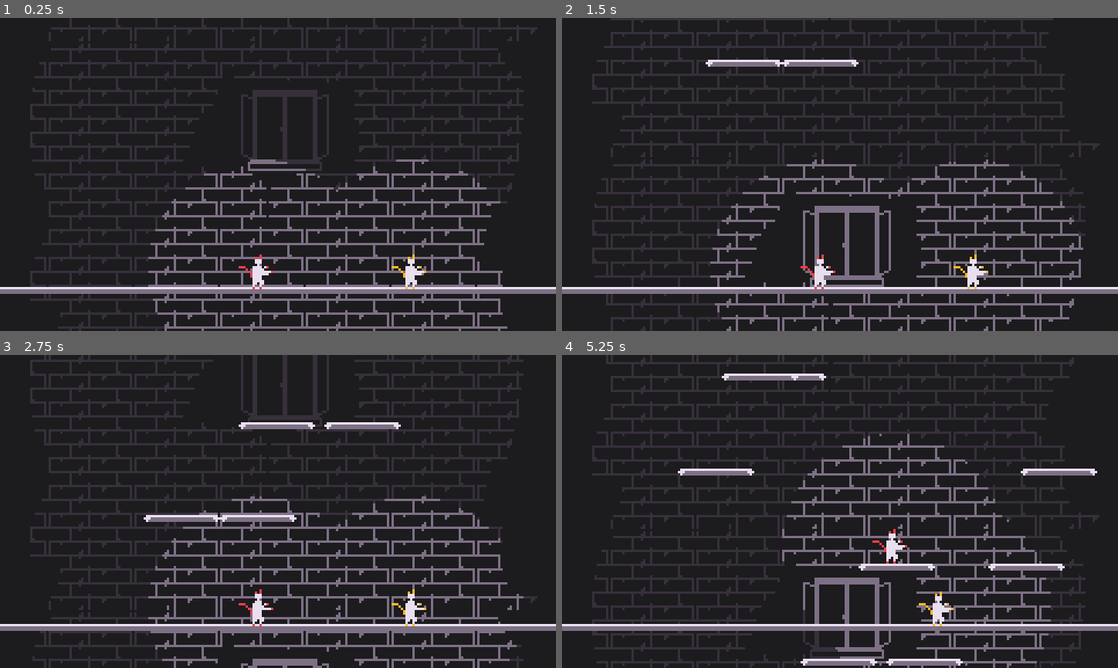
Above: before the commit, frames 1-4 (two rows, left to right).
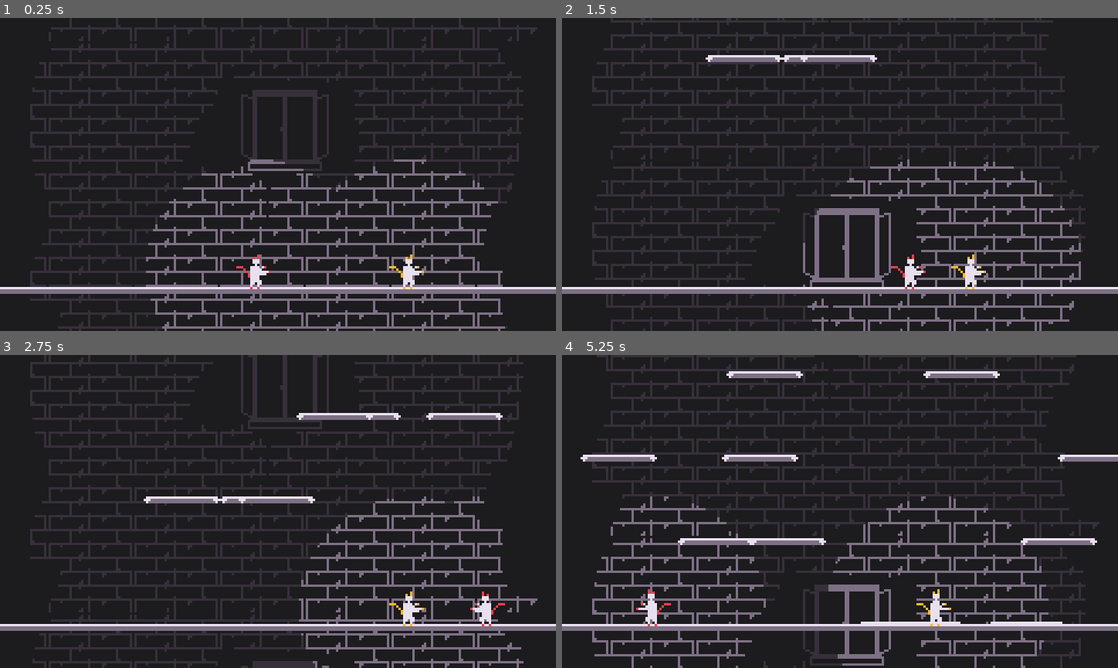
Above: after the commit, the same moments.

Repository: Daxidz/lospecjam01
Game: Godot game, scene res://src/fighter/Main.tscn
Same seed, same stepped clock (60 frames per second), same inputs: the game is played once before the commit and once after it.
Inputs:
- Up to frame 1 (0.25 s): no input
- Up to frame 2 (1.5 s): tap Enter (ui_accept) at 0.5, 0.77, 1.07 s; hold Space (ui_select) 0.53-1.28 s; hold D (ui_right, bound only after the commit) from 0.53 s (still down); tap Y (change_player, bound only after the commit) at 0.8, 1.35 s
- Up to frame 3 (2.75 s): tap Enter (ui_accept) at 1.52, 1.55, 1.82, 2.1 s; release D (ui_right, bound only after the commit) at 2.03 s; hold A (ui_left, bound only after the commit) from 2.03 s (still down); hold Space (ui_select) from 2.03 s (still down)
- Up to frame 4 (5.25 s): release A (ui_left, bound only after the commit) at 2.78 s; release Space (ui_select) at 2.78 s; hold D (ui_right, bound only after the commit) 2.78-4.28 s; tap Space (ui_select) at 2.85, 4.35 s; tap Enter (ui_accept) at 3.02, 3.32, 3.77, 3.8, 4.07, 4.52, 4.82 s; tap Y (change_player, bound only after the commit) at 3.05 s; hold Y (change_player, bound only after the commit) 3.53-4.28 s; tap Escape (ui_cancel) at 4.15 s; hold A (ui_left, bound only after the commit) 4.28-5.03 s; hold D (ui_right, bound only after the commit) from 5.03 s (still down); hold Y (change_player, bound only after the commit) from 5.03 s (still down)

The runs differ from the first frame. In frame 1, 0.4% of the frame differs, in the area x 26-92%, y 45-100%; in frame 2, 24%; in frame 3, 27%; in frame 4, 34%, in the area x 3-100%, y 0-100%.

Commit message:
Fixed camera, multiplayer added

Diff:
--- a/project.godot
+++ b/project.godot
@@ -48,6 +48,13 @@
 
 [input]
 
+ui_accept={
+"deadzone": 0.5,
+"events": [ Object(InputEventKey,"resource_local_to_scene":false,"resource_name":"","device":0,"alt":false,"shift":false,"control":false,"meta":false,"command":false,"pressed":false,"scancode":16777221,"unicode":0,"echo":false,"script":null)
+, Object(InputEventKey,"resource_local_to_scene":false,"resource_name":"","device":0,"alt":false,"shift":false,"control":false,"meta":false,"command":false,"pressed":false,"scancode":16777222,"unicode":0,"echo":false,"script":null)
+, Object(InputEventJoypadButton,"resource_local_to_scene":false,"resource_name":"","device":0,"button_index":0,"pressure":0.0,"pressed":false,"script":null)
+ ]
+}
 ui_select={
 "deadzone": 0.5,
 "events": [ Object(InputEventKey,"resource_local_to_scene":false,"resource_name":"","device":0,"alt":false,"shift":false,"control":false,"meta":false,"command":false,"pressed":false,"scancode":32,"unicode":0,"echo":false,"script":null)
@@ -60,6 +67,95 @@
 , Object(InputEventJoypadButton,"resource_local_to_scene":false,"resource_name":"","device":0,"button_index":2,"pressure":0.0,"pressed":false,"script":null)
  ]
 }
+ui_left={
+"deadzone": 0.5,
+"events": [ Object(InputEventKey,"resource_local_to_scene":false,"resource_name":"","device":0,"alt":false,"shift":false,"control":false,"meta":false,"command":false,"pressed":false,"scancode":65,"unicode":0,"echo":false,"script":null)
+, Object(InputEventJoypadButton,"resource_local_to_scene":false,"resource_name":"","device":0,"button_index":14,"pressure":0.0,"pressed":false,"script":null)
+ ]
+}
+ui_right={
+"deadzone": 0.5,
+"events": [ Object(InputEventKey,"resource_local_to_scene":false,"resource_name":"","device":0,"alt":false,"shift":false,"control":false,"meta":false,"command":false,"pressed":false,"scancode":68,"unicode":0,"echo":false,"script":null)
+, Object(InputEventJoypadButton,"resource_local_to_scene":false,"resource_name":"","device":0,"button_index":15,"pressure":0.0,"pressed":false,"script":null)
+ ]
+}
+ui_up={
+"deadzone": 0.5,
+"events": [ Object(InputEventKey,"resource_local_to_scene":false,"resource_name":"","device":0,"alt":false,"shift":false,"control":false,"meta":false,"command":false,"pressed":false,"scancode":87,"unicode":0,"echo":false,"script":null)
+, Object(InputEventJoypadButton,"resource_local_to_scene":false,"resource_name":"","device":0,"button_index":12,"pressure":0.0,"pressed":false,"script":null)
+ ]
+}
+ui_down={
+"deadzone": 0.5,
+"events": [ Object(InputEventKey,"resource_local_to_scene":false,"resource_name":"","device":0,"alt":false,"shift":false,"control":false,"meta":false,"command":false,"pressed":false,"scancode":83,"unicode":0,"echo":false,"script":null)
+, Object(InputEventJoypadButton,"resource_local_to_scene":false,"resource_name":"","device":0,"button_index":13,"pressure":0.0,"pressed":false,"script":null)
+ ]
+}
+change_player={
+"deadzone": 0.5,
+"events": [ Object(InputEventKey,"resource_local_to_scene":false,"resource_name":"","device":0,"alt":false,"shift":false,"control":false,"meta":false,"command":false,"pressed":false,"scancode":89,"unicode":0,"echo":false,"script":null)
+ ]
+}
+ui_select1={
+"deadzone": 0.5,
+"events": [ Object(InputEventKey,"resource_local_to_scene":false,"resource_name":"","device":0,"alt":false,"shift":false,"control":false,"meta":false,"command":false,"pressed":false,"scancode":16777348,"unicode":0,"echo":false,"script":null)
+ ]
+}
+ui_accept1={
+"deadzone": 0.5,
+"events": [ Object(InputEventKey,"resource_local_to_scene":false,"resource_name":"","device":0,"alt":false,"shift":false,"control":false,"meta":false,"command":false,"pressed":false,"scancode":16777350,"unicode":0,"echo":false,"script":null)
+ ]
+}
+ui_select0={
+"deadzone": 0.5,
+"events": [ Object(InputEventKey,"resource_local_to_scene":false,"resource_name":"","device":0,"alt":false,"shift":false,"control":false,"meta":false,"command":false,"pressed":false,"scancode":88,"unicode":0,"echo":false,"script":null)
+ ]
+}
+ui_right1={
+"deadzone": 0.5,
+"events": [ Object(InputEventKey,"resource_local_to_scene":false,"resource_name":"","device":0,"alt":false,"shift":false,"control":false,"meta":false,"command":false,"pressed":false,"scancode":16777233,"unicode":0,"echo":false,"script":null)
+ ]
+}
+ui_right0={
+"deadzone": 0.5,
+"events": [ Object(InputEventKey,"resource_local_to_scene":false,"resource_name":"","device":0,"alt":false,"shift":false,"control":false,"meta":false,"command":false,"pressed":false,"scancode":68,"unicode":0,"echo":false,"script":null)
+ ]
+}
+ui_left0={
+"deadzone": 0.5,
+"events": [ Object(InputEventKey,"resource_local_to_scene":false,"resource_name":"","device":0,"alt":false,"shift":false,"control":false,"meta":false,"command":false,"pressed":false,"scancode":65,"unicode":0,"echo":false,"script":null)
+ ]
+}
+ui_left1={
+"deadzone": 0.5,
+"events": [ Object(InputEventKey,"resource_local_to_scene":false,"resource_name":"","device":0,"alt":false,"shift":false,"control":false,"meta":false,"command":false,"pressed":false,"scancode":16777231,"unicode":0,"echo":false,"script":null)
+ ]
+}
+ui_up0={
+"deadzone": 0.5,
+"events": [ Object(InputEventKey,"resource_local_to_scene":false,"resource_name":"","device":0,"alt":false,"shift":false,"control":false,"meta":false,"command":false,"pressed":false,"scancode":87,"unicode":0,"echo":false,"script":null)
+ ]
+}
+ui_up1={
+"deadzone": 0.5,
+"events": [ Object(InputEventKey,"resource_local_to_scene":false,"resource_name":"","device":0,"alt":false,"shift":false,"control":false,"meta":false,"command":false,"pressed":false,"scancode":16777232,"unicode":0,"echo":false,"script":null)
+ ]
+}
+ui_down0={
+"deadzone": 0.5,
+"events": [ Object(InputEventKey,"resource_local_to_scene":false,"resource_name":"","device":0,"alt":false,"shift":false,"control":false,"meta":false,"command":false,"pressed":false,"scancode":83,"unicode":0,"echo":false,"script":null)
+ ]
+}
+ui_down1={
+"deadzone": 0.5,
+"events": [ Object(InputEventKey,"resource_local_to_scene":false,"resource_name":"","device":0,"alt":false,"shift":false,"control":false,"meta":false,"command":false,"pressed":false,"scancode":16777234,"unicode":0,"echo":false,"script":null)
+ ]
+}
+ui_accept0={
+"deadzone": 0.5,
+"events": [ Object(InputEventKey,"resource_local_to_scene":false,"resource_name":"","device":0,"alt":false,"shift":false,"control":false,"meta":false,"command":false,"pressed":false,"scancode":32,"unicode":0,"echo":false,"script":null)
+ ]
+}
 
 [physics]
 
--- a/src/Main.gd
+++ b/src/Main.gd
@@ -4,26 +4,35 @@
 
 export var pause_time: float = 0.02
 
+var cur_fighter: int = 0
+
 
 
 func _ready():
-	pass # Replace with function body.
+	var i = 0
+	for f in $Fighters.get_children():
+			f.controller_nb = i
+			i += 1
 
 func _input(event):
 	if event.is_action_pressed("ui_cancel"):
-		$Fighter.position = $Position2D.position
-		$Fighter2.position = $Position2D.position + Vector2(20,20)
-		$Fighter.velocity = Vector2.ZERO
-		$Fighter2.velocity = Vector2.ZERO
+		var pos = $Position2D.position
+		for f in $Fighters.get_children():
+			f.position = pos
+			pos += Vector2(20, 20)
+			f.velocity = Vector2.ZERO
 
-
+	if event.is_action_pressed("change_player"):
+		$Fighters.get_child(cur_fighter).control_disabled = true
+		cur_fighter = (cur_fighter +1) % $Fighters.get_child_count()
+		$Fighters.get_child(cur_fighter).control_disabled = false
 
 func _on_Timer_timeout():
 	$Platform.queue_free()
 
 func onPunched():
 	$PauseTimer.start(pause_time)
-	get_tree().paused = true
+#	get_tree().paused = true
 	$Camera2D.add_trauma(0.6)
 
 
--- a/src/fighter/Fighter.gd
+++ b/src/fighter/Fighter.gd
@@ -25,23 +25,29 @@
 var can_jump: bool = true
 var is_knockbacked: bool = false
 
+var controller_nb: int = -1 # assigned to a controller
+
 
 # STATE
 onready var anim_tree = get_node("AnimationTree")
 onready var state_machine = anim_tree["parameters/playback"]
 
 func _ready():
+	$Hitbox/CollisionShape2D.disabled = true
 	$Particles2D.material.set_shader_param("color", color)
 	$Sprite.material.set_shader_param("color", color)
 	state_machine.travel("idle")
 	connect("punched", get_tree().get_root().get_node("Main"), "onPunched")
 
 func get_punched(enemy_pos):
-	if enemy_pos.x > position.x:
-		velocity.x -= knocback_speed
-	else:
-		velocity.x = knocback_speed
-
+	var punch_vec = position-enemy_pos
+#	punch_vec = Vector2(1/(punch_vec.x+0.1), 1/(punch_vec.y+0.1))
+#	if enemy_pos.x > position.x:
+#		velocity.x -= knocback_speed
+#	else:
+#		velocity.x = knocback_speed
+	velocity += punch_vec * knocback_speed
+#
 	is_knockbacked = true
 	friction = base_friction / 2
 	$KnockbackTimer.start()
@@ -64,14 +70,14 @@
 	var dir = 0
 
 	if !control_disabled:
-		if Input.is_action_pressed("ui_right"):
+		if Input.is_action_pressed("ui_right"+str(controller_nb)):
 			dir += 1
 			scale_x_children(1)
-		if Input.is_action_pressed("ui_left"):
+		if Input.is_action_pressed("ui_left"+str(controller_nb)):
 			dir -= 1
 			scale_x_children(-1)
 	if dir != 0:
-		if in_air:
+		if in_air or is_knockbacked:
 			cur_speed *= 0.5
 		velocity.x = lerp(velocity.x, dir * cur_speed, base_acceleration)
 	else:
@@ -83,8 +89,9 @@
 	state_machine.travel("attack")
 
 func _input(event):
-	if event.is_action_pressed("ui_select"):
-		punch()
+	if event.is_action_pressed("ui_select"+str(controller_nb)):
+		if (!control_disabled):
+			punch()
 
 
 func _physics_process(delta):
@@ -97,7 +104,7 @@
 		can_jump = true
 
 	velocity = move_and_slide(velocity, Vector2.UP)
-	if Input.is_action_just_pressed("ui_accept"):
+	if Input.is_action_just_pressed("ui_accept"+str(controller_nb)):
 		if control_disabled:
 			return
 		if can_jump:
--- a/src/fighter/Fighter.tscn
+++ b/src/fighter/Fighter.tscn
@@ -112,7 +112,7 @@
 [sub_resource type="AnimationNodeStateMachinePlayback" id=16]
 
 [sub_resource type="RectangleShape2D" id=17]
-extents = Vector2( 8.35052, 3.36024 )
+extents = Vector2( 7.30011, 5.98657 )
 
 [sub_resource type="RectangleShape2D" id=18]
 extents = Vector2( 1.61729, 4.57729 )
@@ -144,23 +144,24 @@
 shader_param/target_col = Color( 0.215686, 0.192157, 0.231373, 1 )
 shader_param/replace_col = Color( 0.494118, 0.443137, 0.521569, 1 )
 
-[sub_resource type="ShaderMaterial" id=22]
+[sub_resource type="ShaderMaterial" id=21]
 resource_local_to_scene = true
 shader = ExtResource( 3 )
 shader_param/color = Color( 0.396078, 0.0509804, 0.0509804, 1 )
 
-[sub_resource type="Curve" id=23]
+[sub_resource type="Curve" id=22]
 _data = [ Vector2( 0, 1 ), 0.0, 0.0, 0, 0, Vector2( 1, 0.229545 ), 0.0, 0.0, 0, 0 ]
 
-[sub_resource type="CurveTexture" id=24]
-curve = SubResource( 23 )
-
-[sub_resource type="ParticlesMaterial" id=21]
+[sub_resource type="CurveTexture" id=23]
+curve = SubResource( 22 )
+
+[sub_resource type="ParticlesMaterial" id=24]
 flag_disable_z = true
 gravity = Vector3( 0, -10, 0 )
 orbit_velocity = 0.0
 orbit_velocity_random = 0.0
-scale_curve = SubResource( 24 )
+angle_random = 0.57
+scale_curve = SubResource( 23 )
 
 [node name="Fighter" type="KinematicBody2D"]
 material = SubResource( 1 )
@@ -168,7 +169,7 @@
 script = ExtResource( 2 )
 jump_speed = -350
 gravity = 1000
-knocback_speed = 600
+knocback_speed = 50
 color = Color( 0.701961, 0.705882, 0.105882, 1 )
 
 [node name="Sprite" type="Sprite" parent="."]
@@ -176,7 +177,6 @@
 z_index = 1
 texture = ExtResource( 1 )
 hframes = 12
-frame = 1
 
 [node name="CollisionShape2D" type="CollisionShape2D" parent="."]
 visible = false
@@ -202,7 +202,7 @@
 collision_mask = 2
 
 [node name="CollisionShape2D" type="CollisionShape2D" parent="Hitbox"]
-position = Vector2( 7.53914, 0 )
+position = Vector2( 11.4326, -2.00573 )
 shape = SubResource( 17 )
 disabled = true
 
@@ -224,16 +224,16 @@
 texture = ExtResource( 4 )
 
 [node name="Particles2D" type="Particles2D" parent="."]
-material = SubResource( 22 )
+material = SubResource( 21 )
 position = Vector2( -1.54339, 4.20923 )
 emitting = false
-amount = 7
+amount = 9
 lifetime = 0.5
 one_shot = true
 explosiveness = 0.18
 randomness = 0.22
 local_coords = false
-process_material = SubResource( 21 )
+process_material = SubResource( 24 )
 texture = ExtResource( 5 )
 
 [connection signal="timeout" from="CoyoteTimer" to="." method="_on_CoyoteTimer_timeout"]
--- a/src/fighter/Main.tscn
+++ b/src/fighter/Main.tscn
@@ -8,17 +8,26 @@
 [ext_resource path="res://src/world/PlatformSpawner.gd" type="Script" id=6]
 [ext_resource path="res://src/fighter/change_col.shader" type="Shader" id=7]
 [ext_resource path="res://src/world/CameraShake.gd" type="Script" id=8]
+[ext_resource path="res://src/fighter/move.shader" type="Shader" id=9]
 
 [sub_resource type="ShaderMaterial" id=1]
+shader = ExtResource( 9 )
+shader_param/direction = Vector2( 0, -1 )
+shader_param/speed_scale = 0.3
 
 [sub_resource type="ShaderMaterial" id=2]
+shader = ExtResource( 9 )
+shader_param/direction = Vector2( 0, -1 )
+shader_param/speed_scale = 0.2
+
+[sub_resource type="ShaderMaterial" id=3]
 resource_local_to_scene = true
 shader = ExtResource( 7 )
 shader_param/color = Color( 0.992157, 0.733333, 0.152941, 1 )
 
-[sub_resource type="AnimationNodeStateMachinePlayback" id=3]
+[sub_resource type="AnimationNodeStateMachinePlayback" id=4]
 
-[sub_resource type="Shader" id=4]
+[sub_resource type="Shader" id=5]
 resource_local_to_scene = true
 code = "shader_type canvas_item;
 
@@ -39,58 +48,46 @@
 	}
 }"
 
-[sub_resource type="ShaderMaterial" id=5]
+[sub_resource type="ShaderMaterial" id=6]
 resource_local_to_scene = true
-shader = SubResource( 4 )
+shader = SubResource( 5 )
 shader_param/target_col = Color( 0.215686, 0.192157, 0.231373, 1 )
 shader_param/replace_col = Color( 0.494118, 0.443137, 0.521569, 1 )
 
+[sub_resource type="ShaderMaterial" id=7]
+resource_local_to_scene = true
+shader = ExtResource( 7 )
+shader_param/color = Color( 0.396078, 0.0509804, 0.0509804, 1 )
+
 [node name="Main" type="Node2D"]
+position = Vector2( 1, 0 )
 script = ExtResource( 3 )
 pause_time = 0.08
 
 [node name="Position2D" type="Position2D" parent="."]
 position = Vector2( 142, 51 )
 
-[node name="ParallaxBackground" type="ParallaxBackground" parent="."]
-script = ExtResource( 5 )
-camera_velocity = Vector2( 0, 40 )
-
-[node name="ParallaxLayer" type="ParallaxLayer" parent="ParallaxBackground"]
-motion_mirroring = Vector2( 0, 135 )
-
-[node name="BG" type="Sprite" parent="ParallaxBackground/ParallaxLayer"]
-material = SubResource( 1 )
-position = Vector2( -10, 221 )
-texture = ExtResource( 4 )
-offset = Vector2( 130, -153 )
+[node name="Camera2D" type="Camera2D" parent="."]
+visible = false
+position = Vector2( 120, 67.5 )
+current = true
+script = ExtResource( 8 )
+max_offset = Vector2( 7, 12 )
 
 [node name="PlatformSpawner" type="Node2D" parent="."]
 script = ExtResource( 6 )
+speed = 0.6
+nb_platform = 3
 
 [node name="Timer" type="Timer" parent="PlatformSpawner"]
 autostart = true
 
+[node name="BG" type="Sprite" parent="."]
+material = SubResource( 1 )
+position = Vector2( 120, 67.5 )
+texture = ExtResource( 4 )
+
 [node name="Platforms" type="Node2D" parent="."]
-
-[node name="Fighter2" parent="." instance=ExtResource( 1 )]
-position = Vector2( 177, 88 )
-control_disabled = true
-color = Color( 0.992157, 0.733333, 0.152941, 1 )
-
-[node name="Fighter" parent="." instance=ExtResource( 1 )]
-position = Vector2( 111, 95 )
-color = Color( 0.964706, 0.247059, 0.298039, 1 )
-
-[node name="Sprite" parent="Fighter" index="0"]
-material = SubResource( 2 )
-frame = 0
-
-[node name="AnimationTree" parent="Fighter" index="4"]
-parameters/playback = SubResource( 3 )
-
-[node name="Sprite2" parent="Fighter" index="8"]
-material = SubResource( 5 )
 
 [node name="Platform" parent="." instance=ExtResource( 2 )]
 position = Vector2( 136, 118 )
@@ -101,13 +98,48 @@
 wait_time = 5.0
 one_shot = true
 
-[node name="Camera2D" type="Camera2D" parent="."]
-position = Vector2( 120, 67.5 )
-current = true
-script = ExtResource( 8 )
-max_offset = Vector2( 7, 12 )
+[node name="ParallaxBackground" type="ParallaxBackground" parent="."]
+pause_mode = 2
+scroll_ignore_camera_zoom = true
+script = ExtResource( 5 )
+camera_velocity = Vector2( 0, 40 )
+
+[node name="ParallaxLayer" type="ParallaxLayer" parent="ParallaxBackground"]
+pause_mode = 2
+process_priority = -1
+visible = false
+motion_mirroring = Vector2( 0, 135 )
+
+[node name="BG" type="Sprite" parent="ParallaxBackground/ParallaxLayer"]
+material = SubResource( 2 )
+position = Vector2( -10, 221 )
+texture = ExtResource( 4 )
+offset = Vector2( 130, -153 )
+
+[node name="Fighters" type="Node" parent="."]
+
+[node name="Fighter" parent="Fighters" instance=ExtResource( 1 )]
+position = Vector2( 111, 95 )
+color = Color( 0.964706, 0.247059, 0.298039, 1 )
+
+[node name="Sprite" parent="Fighters/Fighter" index="0"]
+material = SubResource( 3 )
+frame = 0
+
+[node name="AnimationTree" parent="Fighters/Fighter" index="4"]
+parameters/playback = SubResource( 4 )
+
+[node name="Sprite2" parent="Fighters/Fighter" index="8"]
+material = SubResource( 6 )
+
+[node name="Particles2D" parent="Fighters/Fighter" index="9"]
+material = SubResource( 7 )
+
+[node name="Fighter2" parent="Fighters" instance=ExtResource( 1 )]
+position = Vector2( 177, 88 )
+color = Color( 0.992157, 0.733333, 0.152941, 1 )
 
 [connection signal="timeout" from="PlatformSpawner/Timer" to="PlatformSpawner" method="_on_Timer_timeout"]
 [connection signal="timeout" from="PauseTimer" to="." method="_on_PauseTimer_timeout"]
 
-[editable path="Fighter"]
+[editable path="Fighters/Fighter"]
--- a/src/world/ParallaxBackground.gd
+++ b/src/world/ParallaxBackground.gd
@@ -2,8 +2,10 @@
 
 
 export var camera_velocity: Vector2 = Vector2(0, 100);
-
+var cnt = 0
 
 func _process(delta: float) -> void:
+	print(cnt)
+	cnt += 1
 	var new_offset: Vector2 = get_scroll_offset() + camera_velocity * delta
 	set_scroll_offset( new_offset )
--- a/src/world/PlatformSpawner.gd
+++ b/src/world/PlatformSpawner.gd
@@ -4,6 +4,9 @@
 const Platform = preload("res://src/world/Platform.tscn")
 
 var rand = RandomNumberGenerator.new()
+
+export var speed: float = 0.7
+export var nb_platform: int = 2
 
 
 func _ready():
@@ -18,7 +21,7 @@
 
 	var platform = Platform.instance()
 
-	platform.speed = 0.68
+	platform.speed = speed
 
 	platform.position = pos
 
@@ -26,5 +29,5 @@
 
 
 func _on_Timer_timeout():
-	for i in 2:
+	for i in nb_platform:
 		spawn_platform();
Binary file changed: assets/img/fighter/fighter.aseprite
Binary file changed: assets/img/fighter/fighter.png
Not shown: 1 places in src/fighter/Main.tscn that only renumber resources
